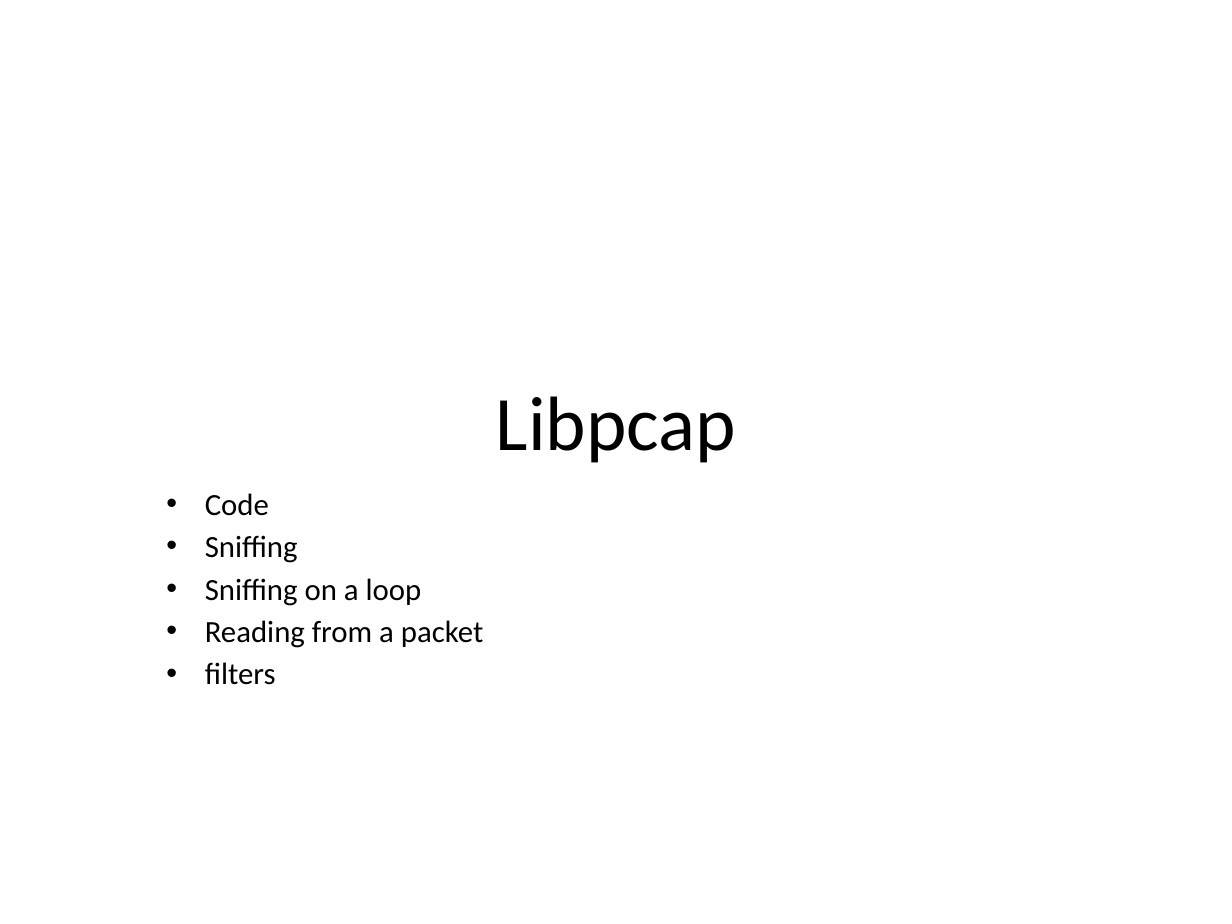
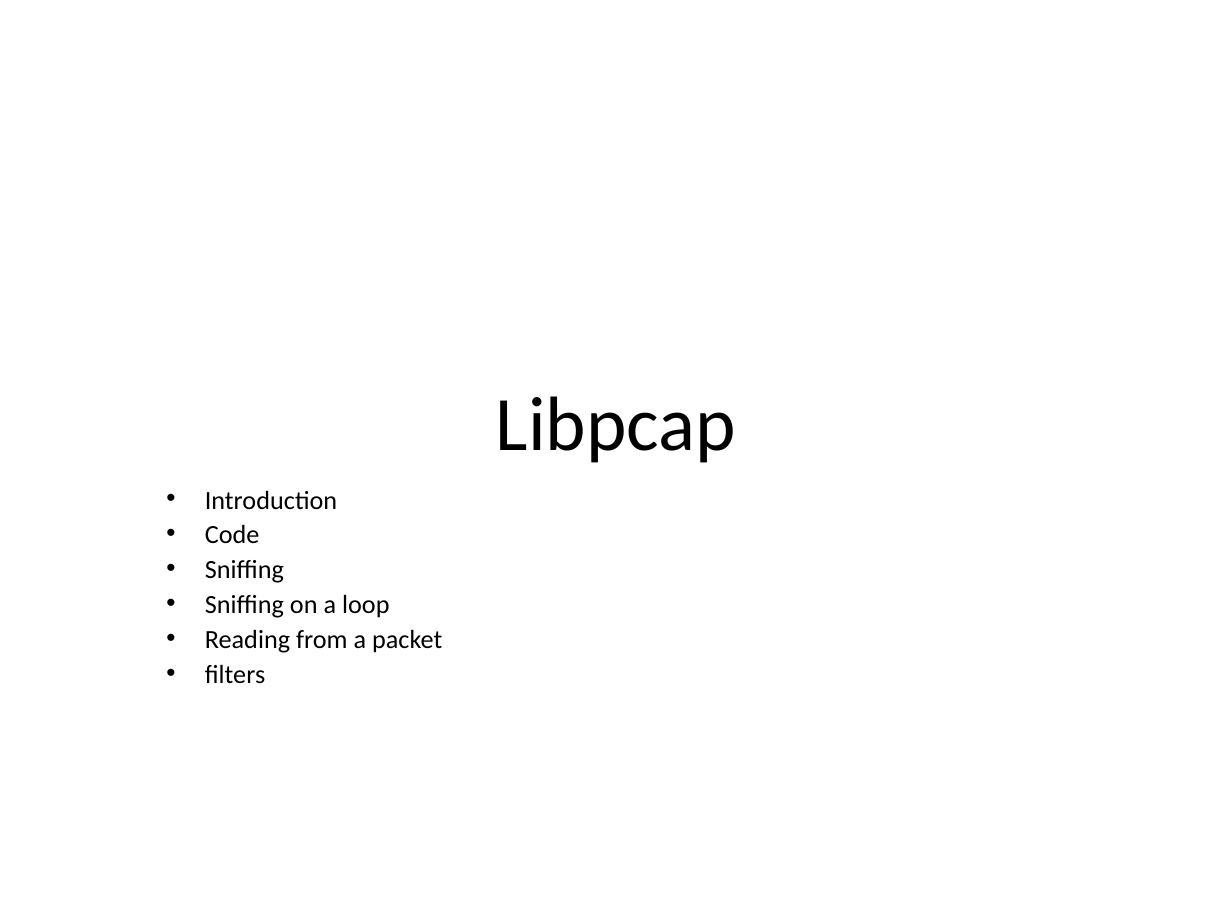
Before and after one commit to shirasael/20588, a slide deck: slide 11 of raw socket & libpcap & icmp.pptx. Drawn at 1232x924 pixels with LibreOffice and Linux fonts; fonts in the diff are those of the drawing. Boxes give left, top, right and bottom in pixels: in the first picture for what was removed or moved away, otherwise in the second. Text is boxed around its words. In the diff, an @@ line names an element or a change of style, - is before the commit and + after.

Commit message:
pptx update

```diff
--- a/raw socket & libpcap & icmp.pptx
+++ b/raw socket & libpcap & icmp.pptx
@@ subtitle at box(205, 490, 337, 510): paragraph added @@
+• Introduction
@@ subtitle at box(205, 524, 442, 683): size 18 to 15.3 pt in "Code", "Sniffing", "Sniffing on a loop", "Reading from a packet" and 1 more places; line spacing 0.8 to 0.7 @@
```
Also in this commit, not shown: 1 other slide changed, 2 slides added.
